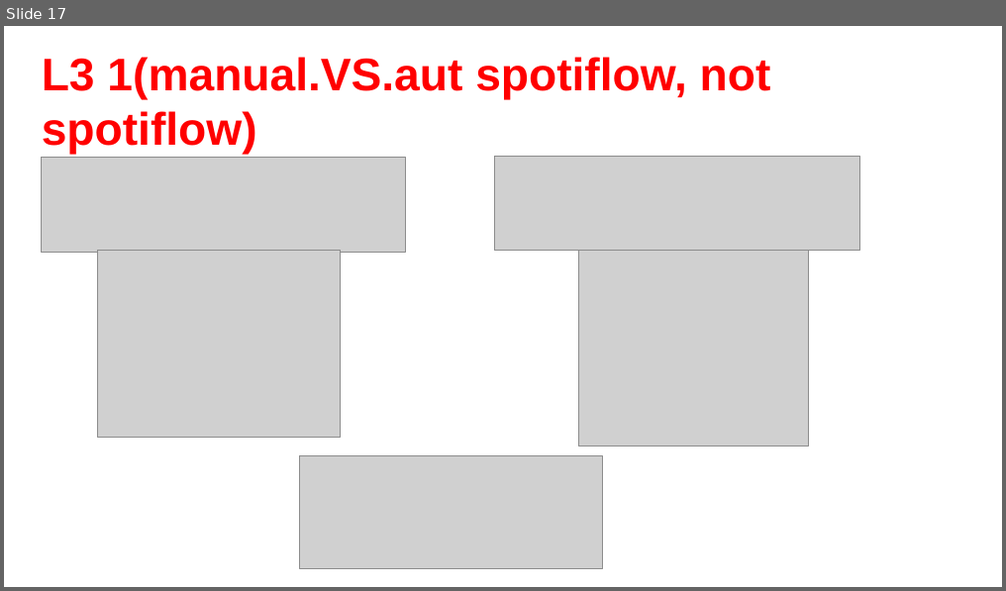
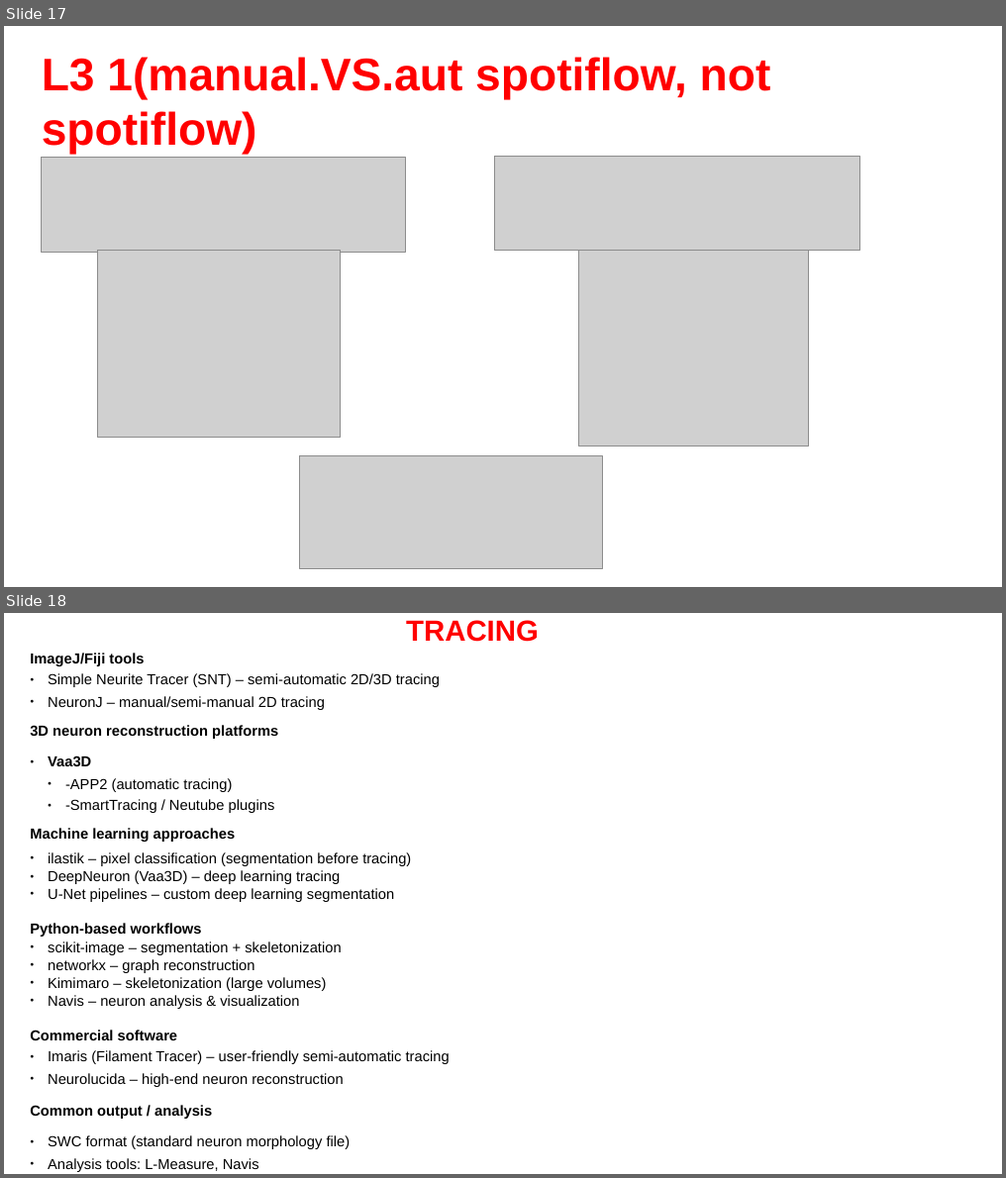
Before and after one commit to Nahuel88Ar/Lysosomes, a slide deck: 16-4-2026.pptx. Shown one above the other, each under a label of ours: slide 17 before the commit, slides 17 and 18 after it. The pictures are 1006x591 and 1006x1178 pixels, drawn with LibreOffice and Linux fonts; fonts in the diff are those of the drawing; grey boxes stand for pictures; background and template pictures are left out. Boxes give left, top, right and bottom in pixels: in the first picture for what was removed or moved away, otherwise in the second. Text is boxed around its words. In the diff, an @@ line names an element or a change of style, - is before the commit and + after.

```diff
--- a/16-4-2026.pptx
+++ b/16-4-2026.pptx
@@ slide 18 added at bbox=[4, 613, 1002, 1174], background picture (left out) @@
@@ title added at bbox=[406, 620, 539, 642], 28 pt, text #FF0000, bold @@
+TRACING
@@ text added at bbox=[30, 653, 450, 1172], 14 pt, text #000000 @@
+ImageJ/Fiji tools
+● Simple Neurite Tracer (SNT) – semi-automatic 2D/3D tracing
+● NeuronJ – manual/semi-manual 2D tracing
+3D neuron reconstruction platforms
+● Vaa3D
+  ● -APP2 (automatic tracing)
+  ● -SmartTracing / Neutube plugins
+Machine learning approaches
+● ilastik – pixel classification (segmentation before tracing)
+● DeepNeuron (Vaa3D) – deep learning tracing
+● U-Net pipelines – custom deep learning segmentation
+Python-based workflows
+● scikit-image – segmentation + skeletonization
+● networkx – graph reconstruction
+● Kimimaro – skeletonization (large volumes)
+● Navis – neuron analysis & visualization
+Commercial software
+● Imaris (Filament Tracer) – user-friendly semi-automatic tracing
+● Neurolucida – high-end neuron reconstruction
+Common output / analysis
+● SWC format (standard neuron morphology file)
+● Analysis tools: L-Measure, Navis
```
